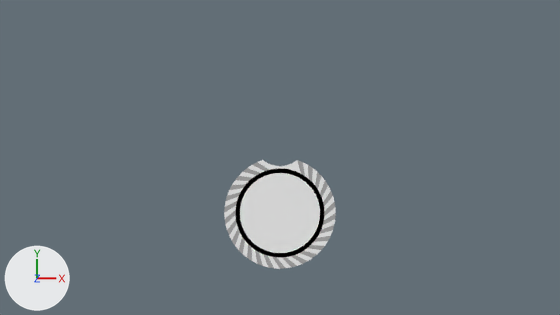
The Blender file GEN-Unity/Blends/main2.blend as it was, and as the next commit left it.
One viewpoint serves both versions: the file's camera 'Camera'. Arrows for +X, +Y and +Z are at lower left; the lights stay in place. The same objects are shown in both versions, whatever each file hides.

The first picture shows 'PlayerMain'.
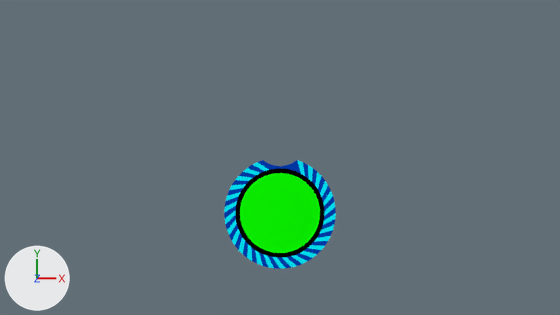
What the commit changed:
Material 'inner circle' (mat_inner_circle) changes colour from white #e7e7e7 to green #0cff00; in linear values from (0.8, 0.8, 0.8) to (0.00379, 1.0, 0.0).
Material 'outside1' (mat_outside1) changes colour from white #e7e7e7 to blue #003cb3; in linear values from (0.8, 0.8, 0.8) to (0.0, 0.045, 0.448).
Material 'outside2' (mat_outside2) changes colour from grey #a2a2a2 to cyan #00ecff; in linear values from (0.359, 0.359, 0.359) to (0.0, 0.838, 1.0).

Location of each change, [x1, y1, x2, y2] in pixels of the pictures (560 x 315 px):
'PlayerMain', recoloured (white to green): [224, 160, 336, 269] in both
